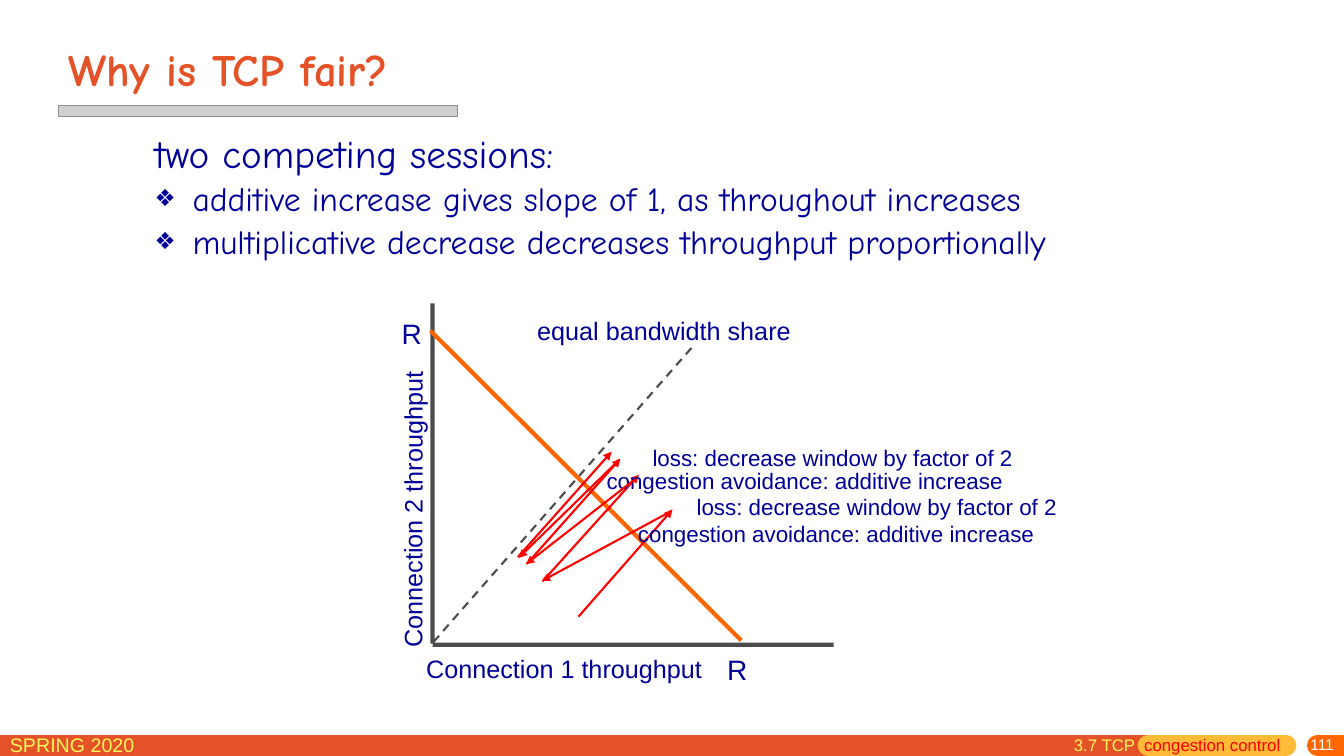
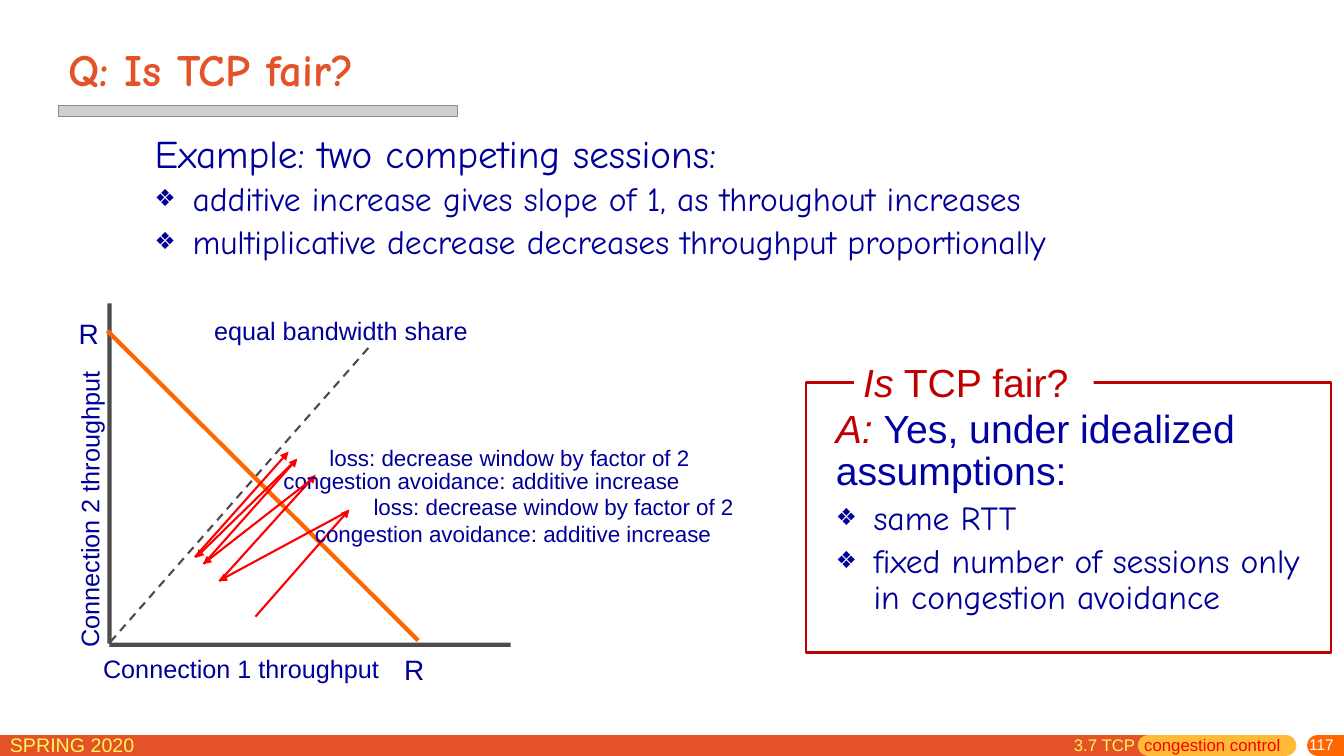
Before and after one commit to network-distributed/presentations, a slide deck: slide 117 of chapter3.pptx (slide 111 before the commit). Drawn at 1344x756 pixels with LibreOffice and Linux fonts; fonts in the diff are those of the drawing; grey boxes stand for pictures. Boxes give left, top, right and bottom in pixels: in the first picture for what was removed or moved away, otherwise in the second. Text is boxed around its words. In the diff, an @@ line names an element or a change of style, - is before the commit and + after.

```diff
--- a/chapter3.pptx
+++ b/chapter3.pptx
@@ title at (68,55,354,87): text changed @@
-Why is TCP fair?
+Q: Is TCP fair?
@@ text at (155,141,716,176): text changed @@
-two competing sessions:
+Example: two competing sessions:
@@ group added at (806,367,1331,652): 2 texts, 2 rectangles @@
+A: Yes, under idealized assumptions:
+❖ same RTT
+❖ fixed number of sessions only in congestion avoidance
+Is TCP fair?
@@ 2 texts, 2 arrows: place and size @@
-2 texts, 2 arrows at (526,321,1034,582)
+2 texts, 2 arrows at (204,321,710,582)
@@ 7 texts, 5 arrows, 4 lines: place and size @@
-7 texts, 5 arrows, 4 lines at (399,303,1056,683)
+7 texts, 5 arrows, 4 lines at (76,303,733,683)
@@ page number at (1309,737,1334,753): text changed @@
-111
+117
```
Also in this commit, not shown: 58 other slides changed, 9 slides added, 2 other files.
